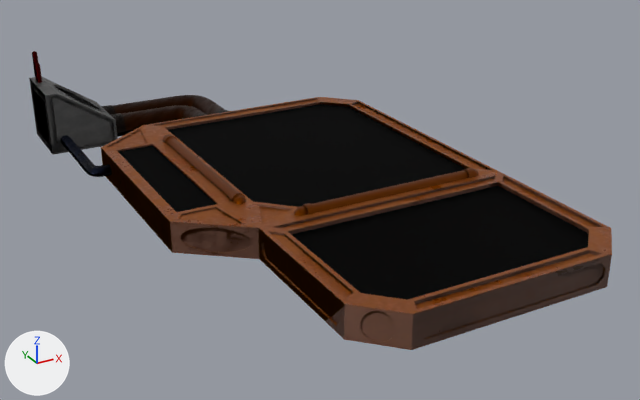
Before and after pictures for a commit that changed the Blender file Systems Offline/systems-offline/src/3d/Assets/Comm room/Final_Power up device.blend.
Both versions are drawn from a 50 mm camera at (-7.82, -12.95, 6.46) aimed at (-0.48, 0.39, -0.21). Lighting does not change. The marker at lower left points along +X, +Y and +Z. The picture after the commit comes second.

Objects in the first picture: 'detail 2 powerup', 'detail powerup', 'powerup box', 'powerup cilinder', 'powerup plane', 'screen powerup', 'tube 2 powerup', 'tube powerup' and 4 more.
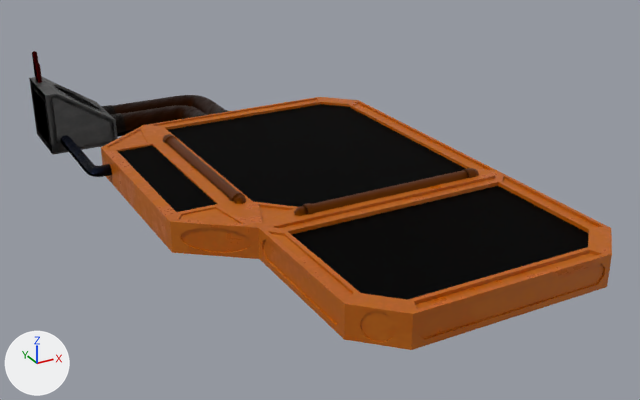
Location of each change, [x1, y1, x2, y2] in pixels of the pictures (640 x 400 px):
'powerup plane', surface changed (lighter)
    both: [101, 97, 612, 350]

Edits to the bpy script that builds the scene:
```text
Change mat_powerup_plane:
    remove # nodes: BsdfPrincipled, Group, OutputMaterial
    remove # colours: orange #e76f00
    nodes: BsdfPrincipled, OutputMaterial, TexImage x2, UVMap
    uses the picture img_ucupaint_plane_color
    uses the picture img_ucupaint_plane_roughness
```
